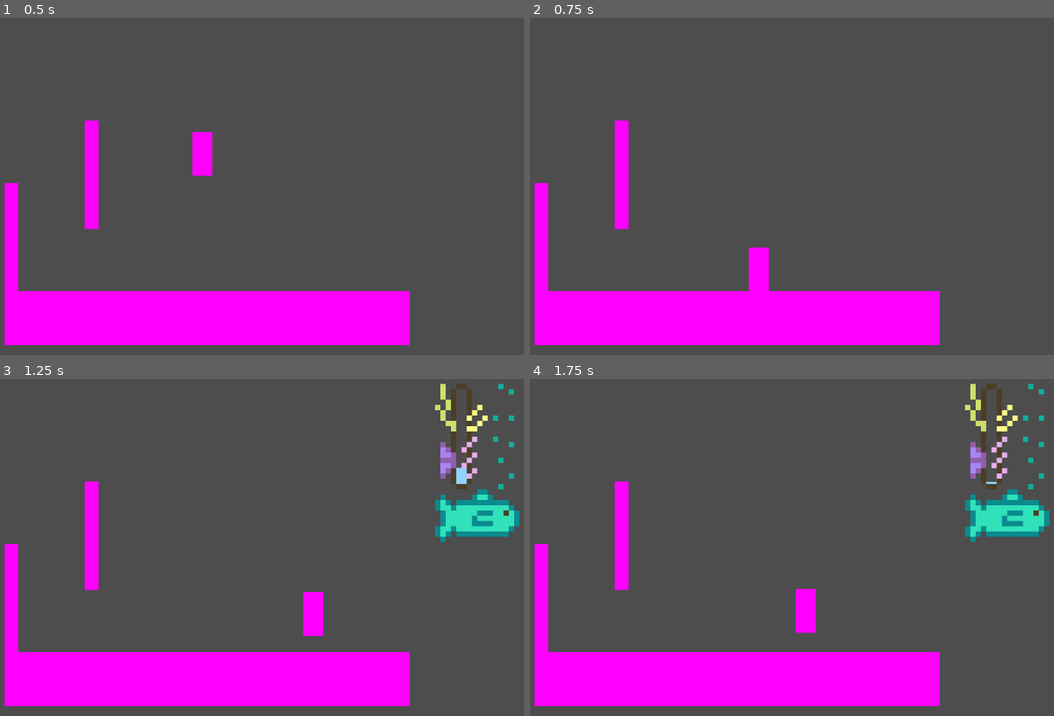
Above: before the commit, frames 1-4 (two rows, left to right).
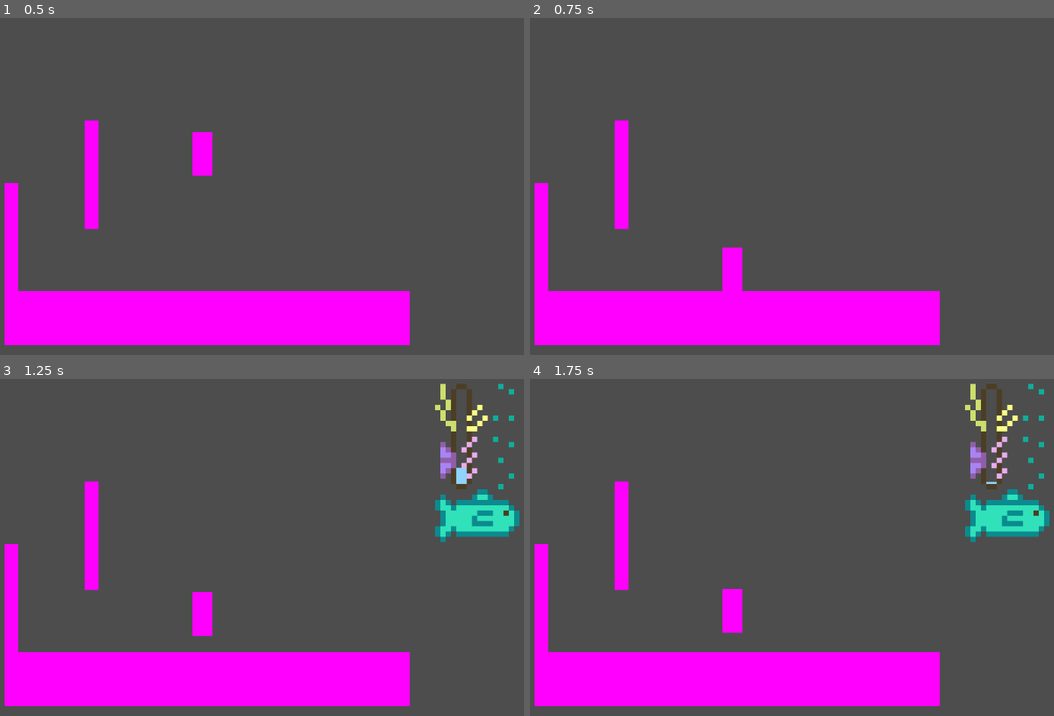
Above: after the commit, the same moments.

Repository: Meemog/Godot-Platformer
Game: Godot game, scene res://Assets/Scenes/main.tscn
Two runs of this game, one before a commit and one after it. Both use one fixed random seed, a clock stepped at 60 frames per second and the inputs below.
Inputs:
- Up to frame 1 (0.5 s): no input
- Up to frame 2 (0.75 s): hold D (right) from 0.53 s (still down); hold Shift (fish) from 0.53 s (still down)
- Up to frame 3 (1.25 s): keep holding D (right); keep holding Shift (fish); tap Space (jump) at 0.77, 1.07 s; tap P (start_minigame) at 0.8 s
- Up to frame 4 (1.75 s): release D (right) at 1.28 s; release Shift (fish) at 1.28 s; hold A (left) from 1.28 s (still down); tap P (start_minigame) at 1.35 s; tap Space (jump) at 1.52, 1.55 s

Frame 1 is identical in both runs. In frame 2, 1.0% of the frame differs, in the area x 36-46%, y 67-82%; in frame 3, 1.0%, in the area x 36-62%, y 63-77%; in frame 4, 1.0%.
Error after the commit: Invalid operands 'int' and 'Callable' in operator '=='. (res://Assets/Scenes/player.gd:95)

Commit message:
Refactored for readablity and efficiency

Diff:
--- a/Assets/Scenes/fishing_minigame.gd
+++ b/Assets/Scenes/fishing_minigame.gd
@@ -1,25 +1,25 @@
 extends Node2D
+## Script containing the functionality of the fishing minigame
+
+@export var delay_time: float = 3 ## Time before game closes after it ends
 
 enum Fish_State {Lost, Won, Ongoing, Idle}
-signal game_completed(won: bool)
+signal game_completed(won: bool) ## Emitted when the game is finished with a boolean of if the player won or not
 
-@export var delay_time: float = 3
+var _drain_speed: float ## Speed at which the fishing bar decreases
+var _fish_power: float ## Step at which fishing bar increases
+var _bar: Node2D ## Reference to anchor point for the internal bar
 
-var _drain_speed: float
-var _fish_power: float
-var _game_state = Fish_State.Idle
-var _bar: Node2D
-var _sprite: Node2D
-
-var _time_since_state_change = 0
+var _game_state: Fish_State = Fish_State.Idle ## Current state of the game
+var _time_since_state_change: float = 0 ## Timer for hiding the sprite at the end of the game
 
 func _ready() -> void:
     _bar = $BarAnchor
-
     visible = false
 
-func start(drain_speed: float = 0.005, start_position: float = 0.3, fish_power: float = 0.15):
-    if _game_state == Fish_State.Idle:
+## Sets attribues to default state and starts the game
+func start(drain_speed: float = 0.005, start_position: float = 0.3, fish_power: float = 0.15) -> void:
+    if _game_state == Fish_State.Idle: # Cannot restart while game is active
         _drain_speed = drain_speed
         _fish_power = fish_power
         _bar.scale.y = start_position
@@ -28,41 +28,46 @@
 
         visible = true
 
+## Stops the game early if needed
+func stop() -> void:
+    pass
+
 func _process(delta: float) -> void:
     if _game_state == Fish_State.Ongoing:
-        _game_state = change_progress(-_drain_speed)
+        _game_state = change_progress(-_drain_speed) # Lower the bar fill by the drain speed
         if _game_state == Fish_State.Lost:
             game_completed.emit(true)
-    if _game_state == Fish_State.Lost or _game_state == Fish_State.Won:
+    if _game_state == Fish_State.Lost or _game_state == Fish_State.Won: # Increase timer if game has just ended
         _time_since_state_change += delta
         if _time_since_state_change > delay_time:
             _game_state = Fish_State.Idle
             visible = false
 
-func process_fish() -> void:
+## Increases fishing bar by the fishing power
+func process_fish_input() -> void:
     if _game_state != Fish_State.Ongoing:
         return
-    _game_state = change_progress(_fish_power)
+    _game_state = change_progress(_fish_power) # Fill the bar by the fishing power
     if _game_state == Fish_State.Won:
         game_completed.emit(false)
 
+## Changes the progress of the bar by a relative modifier
 func change_progress(modifier: float) -> Fish_State:
-    var scale: float = _bar.scale.y
+    var temp_scale: float = _bar.scale.y
     var state: Fish_State = Fish_State.Ongoing
 
-    scale += modifier
+    temp_scale += modifier
 
-    if scale < 0:
-        scale = 0
+    if temp_scale < 0:
+        temp_scale = 0
         state = Fish_State.Lost
-    if scale > 1:
-        scale = 1
+    if temp_scale > 1:
+        temp_scale = 1
         state = Fish_State.Won
 
-    _bar.scale.y = scale
+    _bar.scale.y = temp_scale # Change scale in one step
     return state
-
 
 func _input(event: InputEvent) -> void:
     if event.is_action_pressed("fish"):
-        process_fish()
+        process_fish_input()
--- a/Assets/Scenes/player.gd
+++ b/Assets/Scenes/player.gd
@@ -1,52 +1,67 @@
 extends CharacterBody2D
+## Script determining the behaviours of the player
 
 enum Wall_State {None, Left, Right}
 
 @export_category("Horizontal Movement")
-@export var soft_max_velocity: float = 300
-@export var hard_max_velocity: float = 600
-@export var acceleration: float = 50
-@export var horizontal_dampening = 20
+@export var soft_max_velocity: float = 300 ## Horizontal velocity at which accelleration will no longer apply.
+@export var hard_max_velocity: float = 600 ## Horizontal velocity that player cannot exceed.
+@export var acceleration: float = 50 ## Step at which velocity is increased each tick while accelerating.
+@export var horizontal_dampening = 20 ## Step at which velocity is decreased each tick when not accelerating.
 
 @export_category("Vertical Movement")
-@export var gravity: float = 25
-@export var jump_force: float = 500
-@export var jump_remember_time: float = 0.15
-@export var coyote_time: float = 0.2
-@export var jump_delay: float = 0.2
-@export var cut_jump_mult: float = 0.45
+@export var gravity: float = 25 ## Step at which vertical velocity is increased each tick.
+@export var jump_force: float = 500 ## Vertical velocity player is set to on jump.
+@export var jump_buffer_time: float = 0.15 ## Time in seconds that a jump input is buffered if the player is not currently grounded when pressed.
+@export var coyote_time: float = 0.2 ## Time in seconds that the player remembers being grounded for after leaving ledge.
+@export var jump_delay: float = 0.2 ## Minimum time in seconds between jumps
+@export var cut_jump_mult: float = 0.45 ## Multiplier applied to upward velocity after jump key is released
 
 @export_category("Wall Jump")
-@export var w_jump_vector: Vector2 = Vector2(1.5, -1)
-@export var w_jump_force: float = 700
-@export var wall_slip_speed = 100
+@export var w_jump_vector: Vector2 = Vector2(1.5, -1) ## Vector descriping the direction of a wall jump
+@export var w_jump_force: float = 700 ## Multiplier that is applied to the normalized [constant w_jump_vector]
+@export var wall_slip_speed = 100 ## Vertical velocity the player moves at while moving into a wall
 
-var current_horizontal_scalar: float = 0
+var _current_horizontal_scalar: float = 0 ## Value between -1 and 1 storing current horizontal input data
 
 # Jump Timers
-var time_since_grounded: float
-var time_since_jump_input: float
-var time_since_last_jump: float
+var _time_since_grounded: float ## Time in seconds since player was grounded
+var _time_since_jump_input: float ## Time in seconds since jump input was pressed
+var _time_since_last_jump: float ## Time in seconds since player jumped
 
 # Wall Jump
-var w_jump_vector_normal: Vector2
-var wall_state: Wall_State
+var _w_jump_vector_normal: Vector2 ## Normalised wall jump direction vector
+var _wall_state: Wall_State ## Stores which side of the player is touching a wall if any
 
-var tps_adjustment: float
+# Misc Physics
+var _tps_adjustment: float ## Physics adjustment to ensure forces are calculated correctly when physics ticks are inconsistant
+
+# Children
+var _sprite: AnimatedSprite2D ## Sprite of the player
+var _sprite_pivot: Node2D ## Pivot point of the player sprite
+var _area_grounded: Area2D ## Area used to check if the player is grounded
+var _area_wall_left: Area2D ## Area used to check if the player is touching a wall to their left
+var _area_wall_right: Area2D ## Area used to check if the player is touching a wall to their left
 
 func _ready() -> void:
-    time_since_grounded = coyote_time
-    time_since_jump_input = jump_remember_time
-    time_since_last_jump = jump_delay
+    _time_since_grounded = coyote_time
+    _time_since_jump_input = jump_buffer_time
+    _time_since_last_jump = jump_delay
 
-    w_jump_vector_normal = w_jump_vector.normalized()
-    wall_state = Wall_State.None
+    _w_jump_vector_normal = w_jump_vector.normalized()
+    _wall_state = Wall_State.None
 
-    $AnimationPivot/AnimatedSprite2D.play("Idle")
+    _sprite = $AnimationPivot/AnimatedSprite2D
+    _sprite_pivot = $AnimationPivot
+    _area_grounded = $Grounded
+    _area_wall_left = $WallLeft
+    _area_wall_right = $WallRight
+
+    _sprite.play("Idle")
 
 
 func _physics_process(delta: float) -> void:
-    tps_adjustment = Engine.physics_ticks_per_second * delta
+    _tps_adjustment = Engine.physics_ticks_per_second * delta
 
     process_horizontal()
 
@@ -58,22 +73,23 @@
 
     move_and_slide()
 
-func _process(delta: float) -> void:
-    if velocity.x == 0 or time_since_grounded > 0.2:
-        $AnimationPivot/AnimatedSprite2D.play("Idle")
+func _process(_delta: float) -> void:
+    if velocity.x == 0 or _time_since_grounded > 0.2:
+        _sprite.play("Idle")
     else:
-        $AnimationPivot/AnimatedSprite2D.play("Walk")
+        _sprite.play("Walk")
 
-    if current_horizontal_scalar == 1:
-        $AnimationPivot.scale.x = 1
-    elif current_horizontal_scalar == -1:
-        $AnimationPivot.scale.x = -1
+    if _current_horizontal_scalar == 1:
+        _sprite_pivot.scale.x = 1
+    elif _current_horizontal_scalar == -1:
+        _sprite_pivot.scale.x = -1
 
+## Called on each [method Node._physics_process] and determines what the horizontal velocity of the player should be
 func process_horizontal() -> void:
     var horizontal_scalar = int(Input.is_action_pressed("right")) - int(Input.is_action_pressed("left"))
-    current_horizontal_scalar = horizontal_scalar
+    _current_horizontal_scalar = horizontal_scalar
 
-    var sign = velocity.x / abs(velocity.x)
+    var direction = velocity.x / abs(velocity.x)
 
     # Stop acceleration past soft speed cap
     if horizontal_scalar == sign and abs(velocity.x) > soft_max_velocity:
@@ -81,63 +97,67 @@
 
     # If a movememnt key is pressed, apply acceleration
     if horizontal_scalar != 0:
-        velocity.x += horizontal_scalar * acceleration * tps_adjustment
+        velocity.x += horizontal_scalar * acceleration * _tps_adjustment
     # Otherwise apply dampening
     elif velocity.x != 0:
         var current_vel = abs(velocity.x)
-        current_vel -= horizontal_dampening * tps_adjustment
+        current_vel -= horizontal_dampening * _tps_adjustment
         if current_vel < 0:
             current_vel = 0
         velocity.x = current_vel * sign
 
     # Prevent velocity from exceeding max velocity
     if abs(velocity.x) > hard_max_velocity:
-        velocity.x = hard_max_velocity * sign
+        velocity.x = hard_max_velocity * direction
 
-
+## Called on each [method Node._physics_process] and determines what walls the player is currently on if any
 func process_walls():
     # Doesn't account for if the player is on 2 walls at once
-    if ($WallLeft.get_overlapping_bodies().size() > 0):
-        wall_state = Wall_State.Left
-    elif ($WallRight.get_overlapping_bodies().size() > 0):
-        wall_state = Wall_State.Right
+    if (_area_wall_left.get_overlapping_bodies().size() > 0):
+        _wall_state = Wall_State.Left
+    elif (_area_wall_right.get_overlapping_bodies().size() > 0):
+        _wall_state = Wall_State.Right
     else:
-        wall_state = Wall_State.None
+        _wall_state = Wall_State.None
 
+## Called on each [method Node._physics_process] and checks if the player should be jumping this physics tick
 func process_jump(delta: float) -> void:
-    time_since_grounded += delta
-    time_since_jump_input += delta
-    time_since_last_jump += delta
+    _time_since_grounded += delta
+    _time_since_jump_input += delta
+    _time_since_last_jump += delta
 
-    if $Grounded.get_overlapping_bodies().size() > 0:
-        time_since_grounded = 0
+    if _area_grounded.get_overlapping_bodies().size() > 0:
+        _time_since_grounded = 0
 
-    if time_since_jump_input < jump_remember_time and time_since_last_jump > jump_delay:
-        if time_since_grounded < coyote_time:
+    if _time_since_jump_input < jump_buffer_time and _time_since_last_jump > jump_delay:
+        if _time_since_grounded < coyote_time:
             jump()
-        elif wall_state != Wall_State.None:
+        elif _wall_state != Wall_State.None:
             wall_jump()
 
+## Causes the player to jump
 func jump() -> void:
     velocity.y = -jump_force
-    time_since_last_jump = 0
+    _time_since_last_jump = 0
 
+## Causes the player to wall jump
 func wall_jump() -> void:
-    velocity = w_jump_force * w_jump_vector_normal
-    if wall_state == Wall_State.Right:
+    velocity = w_jump_force * _w_jump_vector_normal
+    if _wall_state == Wall_State.Right:
         velocity.x *= -1
 
-    time_since_last_jump = 0
+    _time_since_last_jump = 0
 
+## Called on each [method Node._physics_process] and applies acceleration via gravity if applicable
 func process_gravity() -> void:
-    if wall_state != Wall_State.None and velocity.y > wall_slip_speed and current_horizontal_scalar != 0:
+    if _wall_state != Wall_State.None and velocity.y > wall_slip_speed and _current_horizontal_scalar != 0:
         velocity.y = wall_slip_speed
     else:
-        velocity.y += gravity * tps_adjustment
+        velocity.y += gravity * _tps_adjustment
 
 func _input(event: InputEvent) -> void:
     if event.is_action_pressed("jump"):
-        time_since_jump_input = 0
+        _time_since_jump_input = 0
     if event.is_action_released("jump"):
         if velocity.y < 0:
             velocity.y *= cut_jump_mult
--- a/Assets/Scenes/player.tscn
+++ b/Assets/Scenes/player.tscn
@@ -71,7 +71,7 @@
 sprite_frames = SubResource("SpriteFrames_jp3cw")
 animation = &"Idle"
 
-[node name="CollisionShape2D" type="CollisionShape2D" parent="." unique_id=1258719594]
+[node name="DefaultCollider" type="CollisionShape2D" parent="." unique_id=1258719594]
 position = Vector2(0, 18.25)
 shape = SubResource("RectangleShape2D_6cd4h")
 
